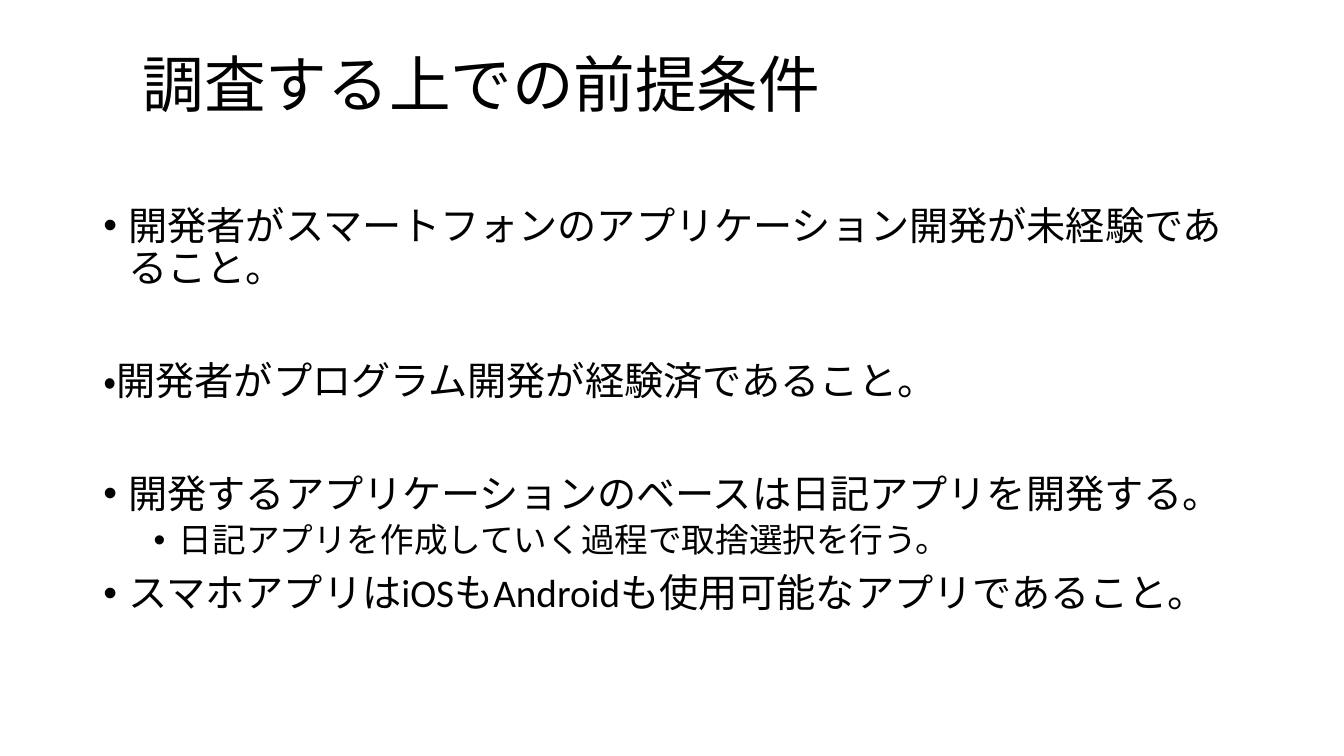
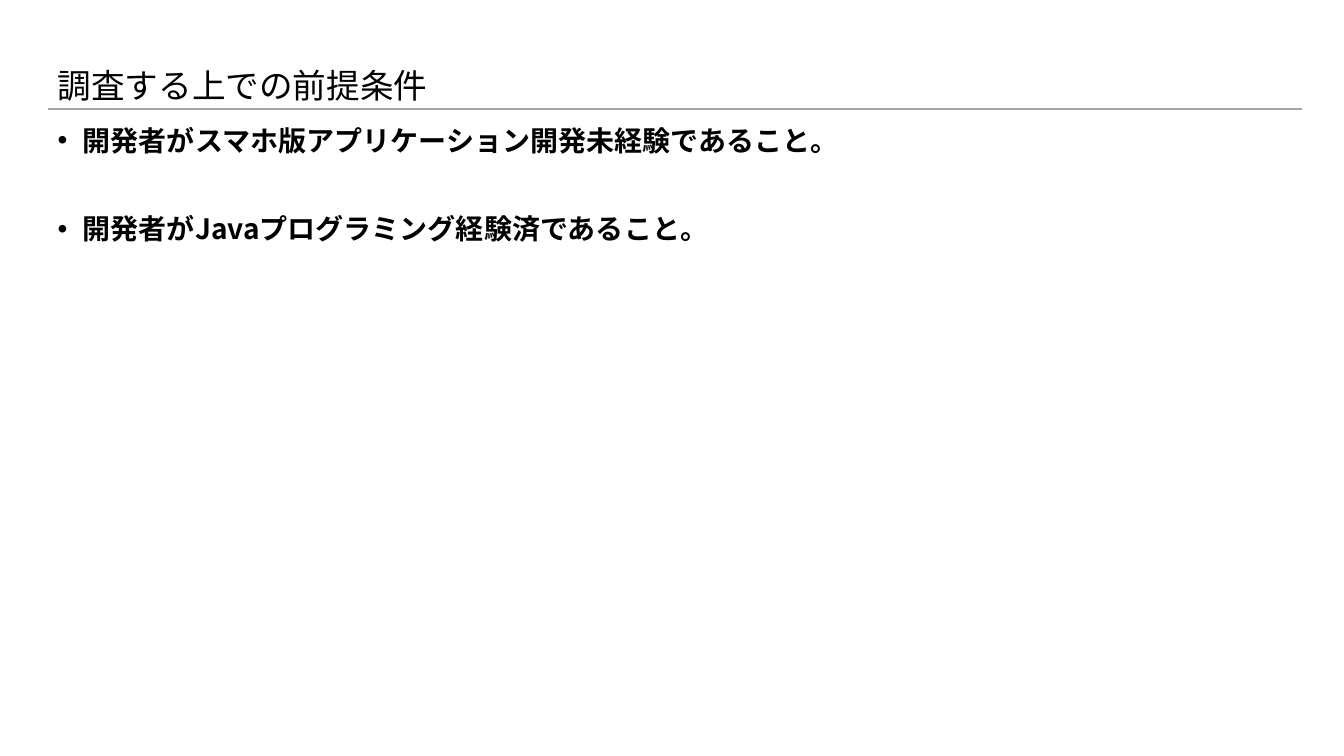
Before and after one commit to konnpeitoon/diary, a slide deck: slide 4 of doc/01_勉強会まとめ資料/01_勉強会まとめ資料/【4月】第一回勉強会/スマホアプリの開発.pptx. Drawn at 1344x756 pixels with LibreOffice and Linux fonts; fonts in the diff are those of the drawing; background and template pictures are left out. Boxes give left, top, right and bottom in pixels: in the first picture for what was removed or moved away, otherwise in the second. Text is boxed around its words. In the diff, an @@ line names an element or a change of style, - is before the commit and + after.

```diff
--- a/doc/01_勉強会まとめ資料/01_勉強会まとめ資料/【4月】第一回勉強会/スマホアプリの開発.pptx
+++ b/doc/01_勉強会まとめ資料/01_勉強会まとめ資料/【4月】第一回勉強会/スマホアプリの開発.pptx
@@ title "調査する上での前提条件" moved from (x1=143, y1=55, x2=821, y2=112) to (x1=58, y1=69, x2=428, y2=101) @@
@@ title "調査する上での前提条件" at (x1=58, y1=69, x2=428, y2=101): size 44 to 24 pt, font Calibri to Noto Sans CJK JP @@
@@ line added from (47, 109) to (1303, 109), #A5A5A5 1.5 pt @@
@@ text at (x1=83, y1=127, x2=839, y2=242): text changed; size 28 to 20 pt; font Calibri to Noto Sans CJK JP; bold on @@
-• 開発者がスマートフォンのアプリケーション開発が未経験であること。
-・開発者がプログラム開発が経験済であること。
-• 開発するアプリケーションのベースは日記アプリを開発する。
-  • 日記アプリを作成していく過程で取捨選択を行う。
-• スマホアプリはiOSもAndroidも使用可能なアプリであること。
+• 開発者がスマホ版アプリケーション開発未経験であること。
+• 開発者がJavaプログラミング経験済であること。
```
Also in this commit, not shown: 6 other slides changed, 2 slides added, 4 slides removed, 1 other file.
